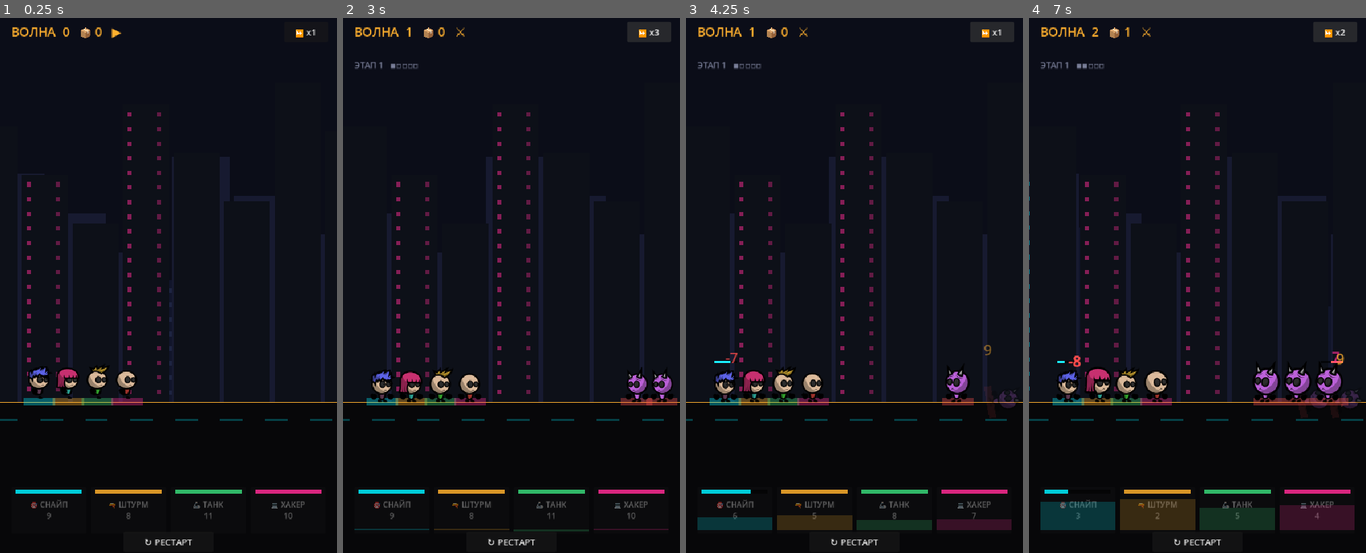
Above: before the commit, frames 1-4 (left to right).
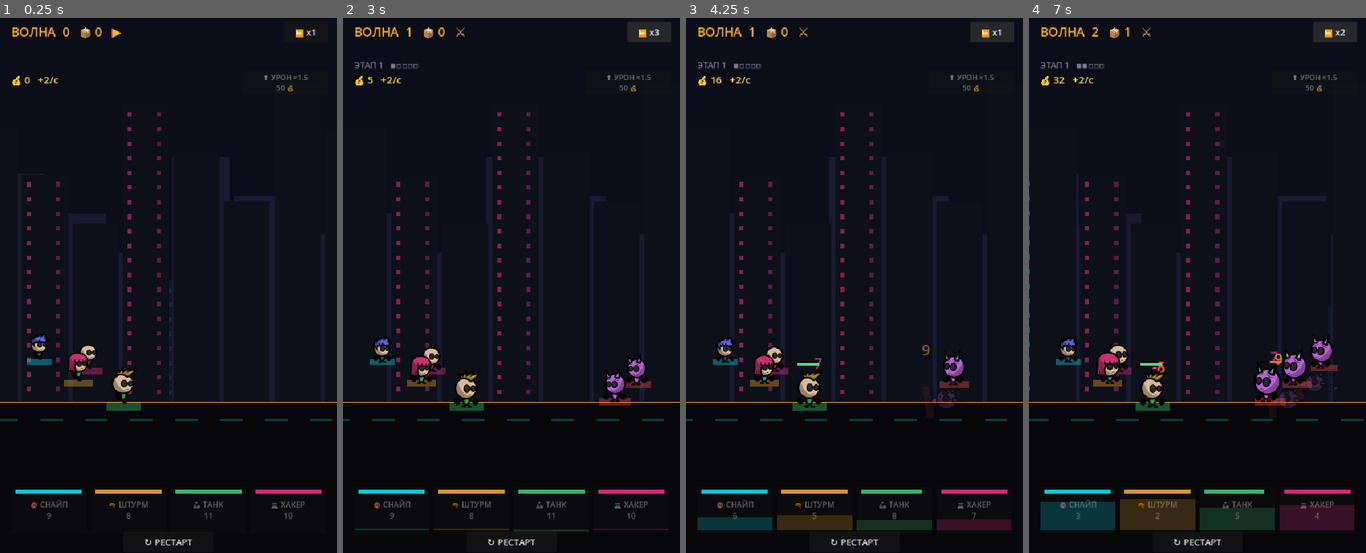
Above: after the commit, the same moments.

Repository: Mokhnatti/cyber-auto-rpg
Game: Godot game, scene res://main.tscn
The game is run twice, just before and just after one commit, with the same random seed, the same clock (stepped at 60 frames per second) and the same inputs.
Inputs:
- Up to frame 1 (0.25 s): no input
- Up to frame 2 (3 s): click "↻ РЕСТАРТ" at 0.5 s; click "↻ РЕСТАРТ" at 1.25 s; click "⏩ x1" at 2 s; click "⏩ x2" at 2.75 s
- Up to frame 3 (4.25 s): click "⏩ x3" at 3.5 s
- Up to frame 4 (7 s): click "⏩ x1" at 4.25 s; click "⏩ x2" at 5 s; click "⏩ x3" at 5.75 s; click "⏩ x1" at 6.5 s

The runs differ from the first frame. In frame 1, 1.9% of the frame differs, in the area x 3-92%, y 10-74%; in frame 2, 2.7%; in frame 3, 2.7%; in frame 4, 3.8%, in the area x 3-99%, y 10-89%.

Commit message:
Пивот в idle-модель: изо-формация (танк фронт / штурм+хакер мид / снайпер бэк, лёгкая изометрия Y+масштаб+z-order), HP восстанавливается между боями (revive+heal), враги бьют переднюю линию первой (танк держит), золото за киллы + пассив/сек + кнопка прокачки урона за золото. §4А концепт

Diff:
--- a/prototype/main.gd
+++ b/prototype/main.gd
@@ -13,6 +13,13 @@
 const W := 600.0
 const H := 960.0
 const GROUND_Y := 0.72 * H
+# изо-формация (индекс = HEROES: 0 снайпер, 1 штурм, 2 танк, 3 хакер). y<0 = дальше/выше, s = масштаб
+const FORMATION := [
+	{"x": 70.0,  "y": -70.0, "s": 0.80},   # снайпер — задняя линия (дальше, мельче)
+	{"x": 140.0, "y": -32.0, "s": 0.92},   # штурмовик — мид
+	{"x": 220.0, "y": 10.0,  "s": 1.08},   # ТАНК — передняя линия (ближе, крупнее)
+	{"x": 158.0, "y": -54.0, "s": 0.86},   # хакер — мид-зад
+]
 
 var heroes := []
 var enemies := []
@@ -37,6 +44,14 @@
 var stage_label: Label
 var speed_idx := 0
 var implants_count := 0
+# --- idle-экономика (пассивная модель §4А) ---
+var gold := 0.0
+var gold_ps := 2.0          # пассивный доход в секунду
+var dmg_mult := 1.0         # глобальный множитель урона (прокачка за золото)
+var upg_cost := 50          # цена след. апгрейда урона
+var gold_label: Label
+var upg_btn: Button
+var boss_timer := 0.0       # таймер DPS-гейта на боссе
 
 func _ready() -> void:
 	randomize()
@@ -50,14 +65,19 @@
 	enemies.clear()
 	wave = 0
 	implants_count = 0
+	gold = 0.0
+	dmg_mult = 1.0
+	upg_cost = 50
 	hack_mult = 1.0
 	hack_t = 0.0
 	status_label.text = ""
 	# спавн отряда
 	for i in HEROES.size():
 		var h = HEROES[i]
-		var d := _make_char("hero%d" % (i + 1), 1, 1.0, h["color"])
-		d.position = Vector2(70 + i * 52, GROUND_Y)
+		var fp = FORMATION[i]
+		var d := _make_char("hero%d" % (i + 1), 1, fp["s"], h["color"])
+		d.position = Vector2(fp["x"], GROUND_Y + fp["y"])
+		d.z_index = int(d.position.y)   # ближние (танк) поверх дальних (снайпер)
 		world.add_child(d)
 		heroes.append({
 			"data": h, "node": d, "hp": h["hp"], "max": h["hp"],
@@ -68,9 +88,24 @@
 	_refresh_hud()
 
 func _start_march() -> void:
+	# HP восстанавливается между боями (роли в бою, но без накопит. гринда)
+	for hh in heroes:
+		if not hh["alive"]:
+			hh["alive"] = true
+			var n = hh["node"]
+			n.rotation = 0.0
+			n.modulate = Color(1, 1, 1, 1)
+		hh["hp"] = hh["max"]
 	phase = "march"
 	march_t = 2.4
 	bg.speed = 220.0
+
+# враги бьют переднюю линию первой: танк(2) → штурм(1)/хакер(3) → снайпер(0)
+func _front_hero() -> Variant:
+	for idx in [2, 1, 3, 0]:
+		if idx < heroes.size() and heroes[idx]["alive"]:
+			return heroes[idx]
+	return null
 
 func _spawn_wave() -> void:
 	wave += 1
@@ -79,17 +114,19 @@
 	var hpmul := 1.0 + wave * 0.25
 	for j in count:
 		var glow := Color("#ff5050") if not boss else Color("#ff2d95")
-		var sc := 1.0 if not boss else 1.7
-		var d := _make_char("enemy", -1, sc, glow)
-		var px := 540.0 - j * 56.0
-		d.position = Vector2(680, GROUND_Y)            # въезжают справа
+		var es: float = 1.7 if boss else (1.0 - j * 0.07)
+		var d := _make_char("enemy", -1, es, glow)
+		var px := 430.0 + j * 48.0                          # фронт-враг ближе к центру
+		var ey := GROUND_Y - (0.0 if boss else j * 30.0)    # задние выше (изо)
+		d.position = Vector2(700, ey)                        # въезжают справа
+		d.z_index = int(ey)
 		world.add_child(d)
 		var ehp := int((420.0 if boss else 45.0) * hpmul)
 		enemies.append({
 			"node": d, "hp": ehp, "max": ehp,
 			"dmg": int((10 if boss else 7) * (1.0 + wave * 0.12)),
 			"atk": 1.5 if boss else 1.1, "t": 1.5, "alive": true, "boss": boss,
-			"home": Vector2(px, GROUND_Y), "atk_anim": 0.0
+			"home": Vector2(px, ey), "atk_anim": 0.0
 		})
 		var tw := create_tween()
 		tw.tween_property(d, "position:x", px, 0.5)
@@ -100,6 +137,7 @@
 func _process(delta: float) -> void:
 	if phase == "dead":
 		return
+	gold += gold_ps * delta          # пассивный доход (idle-кор)
 	if hack_t > 0.0:
 		hack_t -= delta
 		if hack_t <= 0.0: hack_mult = 1.0
@@ -142,15 +180,16 @@
 	var e = _first_alive(enemies)
 	if e == null: return
 	hh["atk_anim"] = 0.18
-	var d := int(round(hh["dmg"] * hack_mult))
+	var d := int(round(hh["dmg"] * dmg_mult * hack_mult))
 	e["hp"] = max(0, e["hp"] - d)
 	_popup(str(d), hh["data"]["color"], e["node"].position + Vector2(randf_range(-10,10), -86))
 	if e["hp"] <= 0 and e["alive"]:
 		e["alive"] = false
+		gold += (40.0 if e.get("boss", false) else 5.0) * (1.0 + wave * 0.15)
 		_fall(e["node"])
 
 func _enemy_hit(e: Dictionary) -> void:
-	var hh = _first_alive(heroes)
+	var hh = _front_hero()
 	if hh == null: return
 	e["atk_anim"] = 0.18
 	var dmg: int = e["dmg"]
@@ -172,7 +211,7 @@
 			var e = _first_alive(enemies)
 			if e:
 				var mul := 6 if hh["data"]["ult"] == "burst" else 8
-				var d := int(hh["dmg"] * mul * hack_mult)
+				var d := int(hh["dmg"] * mul * dmg_mult * hack_mult)
 				e["hp"] = max(0, e["hp"] - d)
 				_popup("УЛЬТА " + str(d), hh["data"]["color"], e["node"].position + Vector2(0, -100), 40)
 				if e["hp"] <= 0 and e["alive"]:
@@ -350,6 +389,10 @@
 		stage_label.text = "ЭТАП %d   %s" % [st, flags]
 	else:
 		stage_label.text = ""
+	# золото + прокачка урона
+	gold_label.text = "💰 %d   +%d/с" % [int(gold), int(gold_ps)]
+	upg_btn.text = "⬆ УРОН ×%.1f\n%d 💰" % [dmg_mult + 0.5, upg_cost]
+	upg_btn.disabled = gold < upg_cost
 
 func _build() -> void:
 	# фон
@@ -402,6 +445,18 @@
 	stage_label.add_theme_font_size_override("font_size", 15)
 	stage_label.position = Vector2(20, 80)
 	hud.add_child(stage_label)
+
+	gold_label = Label.new()
+	gold_label.add_theme_color_override("font_color", Color("#ffe14d"))
+	gold_label.add_theme_font_size_override("font_size", 18)
+	gold_label.position = Vector2(20, 104)
+	hud.add_child(gold_label)
+	upg_btn = Button.new()
+	upg_btn.add_theme_font_size_override("font_size", 13)
+	upg_btn.custom_minimum_size = Vector2(152, 38)
+	upg_btn.position = Vector2(W - 168, 100)
+	upg_btn.pressed.connect(_buy_upgrade)
+	hud.add_child(upg_btn)
 
 	status_label = Label.new()
 	status_label.add_theme_font_size_override("font_size", 24)
@@ -458,6 +513,12 @@
 	var v: float = [1.0, 2.0, 3.0][speed_idx]
 	Engine.time_scale = v
 	speed_btn.text = "⏩ x%d" % int(v)
+
+func _buy_upgrade() -> void:
+	if gold >= upg_cost:
+		gold -= upg_cost
+		dmg_mult += 0.5
+		upg_cost = int(upg_cost * 1.6)
 
 # дроп импланта после волны → бафф живому герою (ядро-петля: бой → лут → сильнее)
 func _drop_implant() -> void:
Not shown, changed: CONCEPT.md
Not shown, changed: docs/play/index.html
Not shown, changed: docs/play/index.pck
